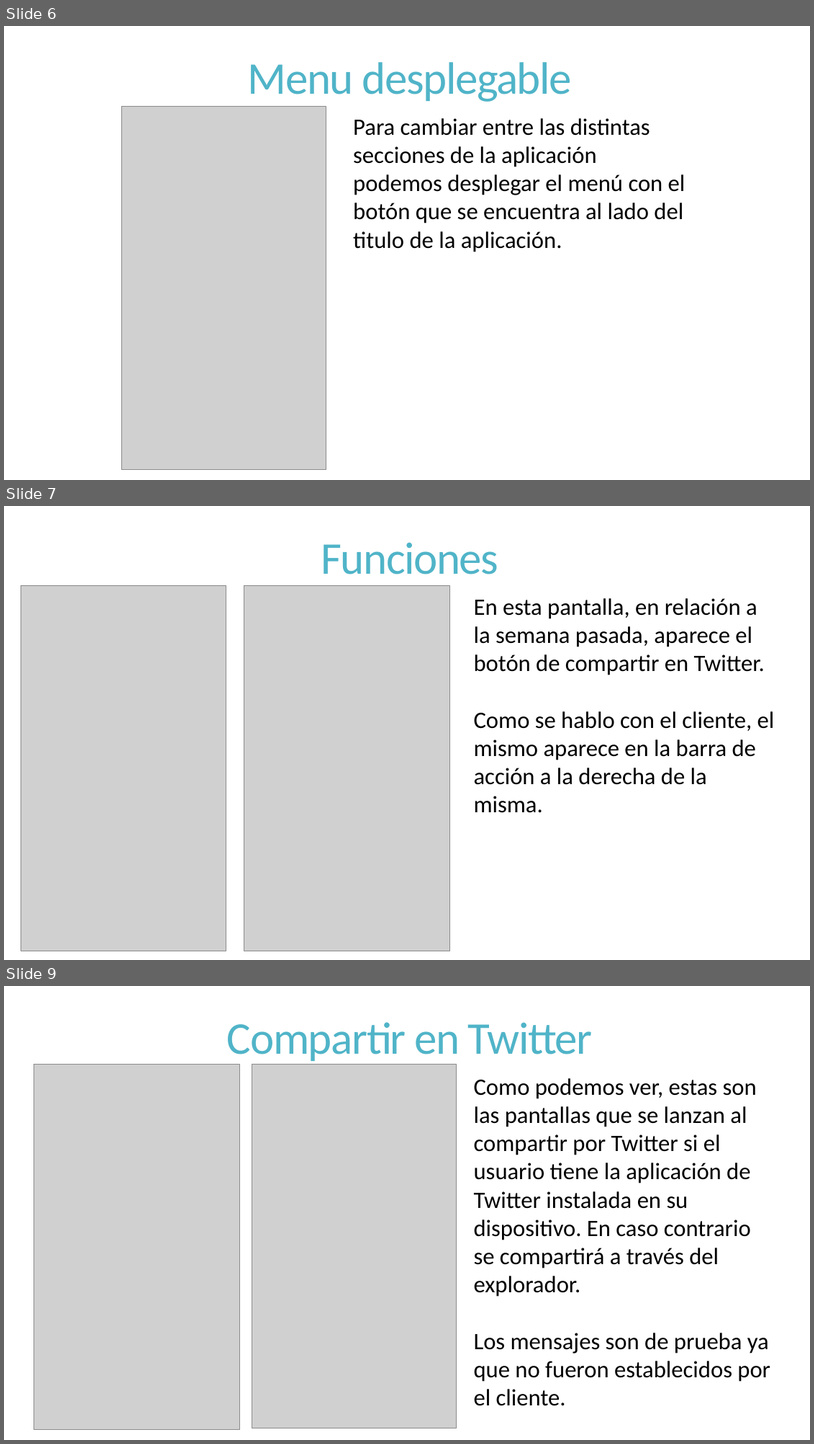
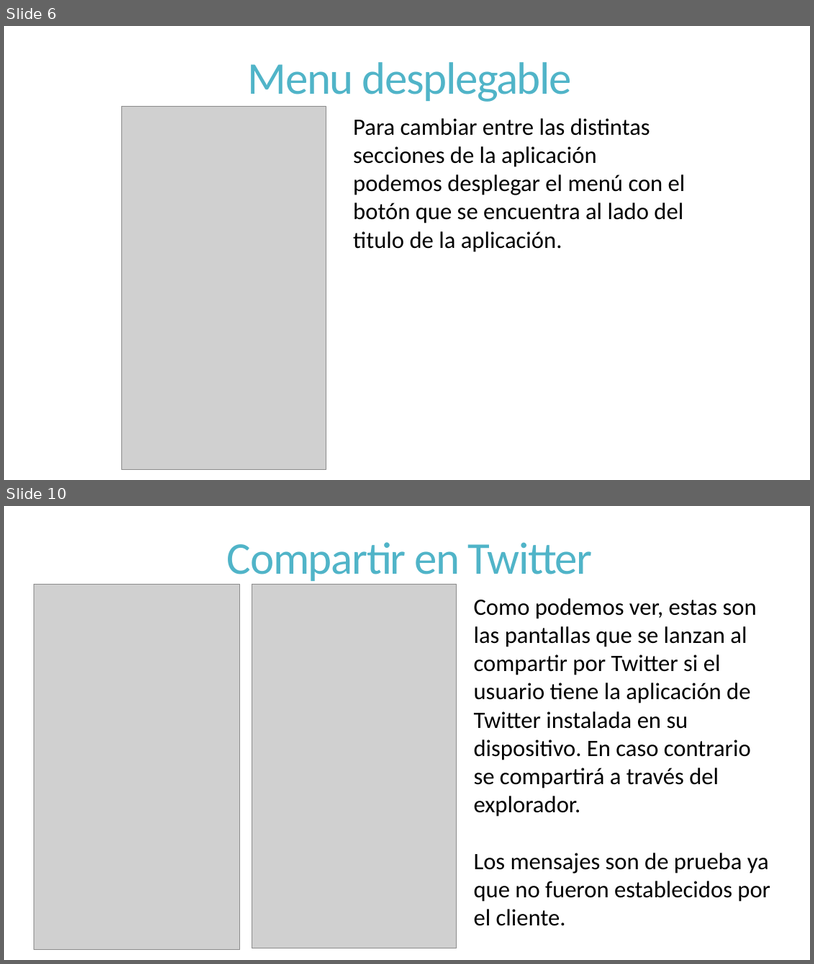
Before and after one commit to dschenkelman/a-malazan-wolvering, a slide deck: docs/Reuniones/Sprint 3/Reunion Formal 20131021/Reunion Formal.pptx. Shown one above the other, each under a label of ours: slides 6, 7 and 9 before the commit, slides 6 and 10 after it; the slides between them are not shown. The pictures are 814x1444 and 814x964 pixels, drawn with LibreOffice and Linux fonts; fonts in the diff are those of the drawing; grey boxes stand for pictures. Boxes give left, top, right and bottom in pixels: in the first picture for what was removed or moved away, otherwise in the second. Text is boxed around its words. In the diff, an @@ line names an element or a change of style, - is before the commit and + after.

```diff
--- a/docs/Reuniones/Sprint 3/Reunion Formal 20131021/Reunion Formal.pptx
+++ b/docs/Reuniones/Sprint 3/Reunion Formal 20131021/Reunion Formal.pptx
@@ slide 7 removed at box(4, 506, 810, 960), background #FFFFFF @@
@@ title removed at box(321, 542, 499, 574) @@
-Funciones
@@ picture removed at box(21, 585, 226, 951) @@
@@ picture removed at box(244, 585, 450, 951) @@
@@ text removed at box(474, 598, 775, 813) @@
-En esta pantalla, en relación a la semana pasada, aparece el botón de compartir en Twitter.
-Como se hablo con el cliente, el mismo aparece en la barra de acción a la derecha de la misma.
@@ what was slide 9 is now slide 10 @@
```
Also in this commit, not shown: 1 slide changed, 5 slides added, 2 other slides removed, 3 other files.
